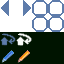
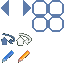
Revision of a layered (64, 64) image; what changed, layer by layer:
painted on "Background" over (0, 32, 64, 64)
